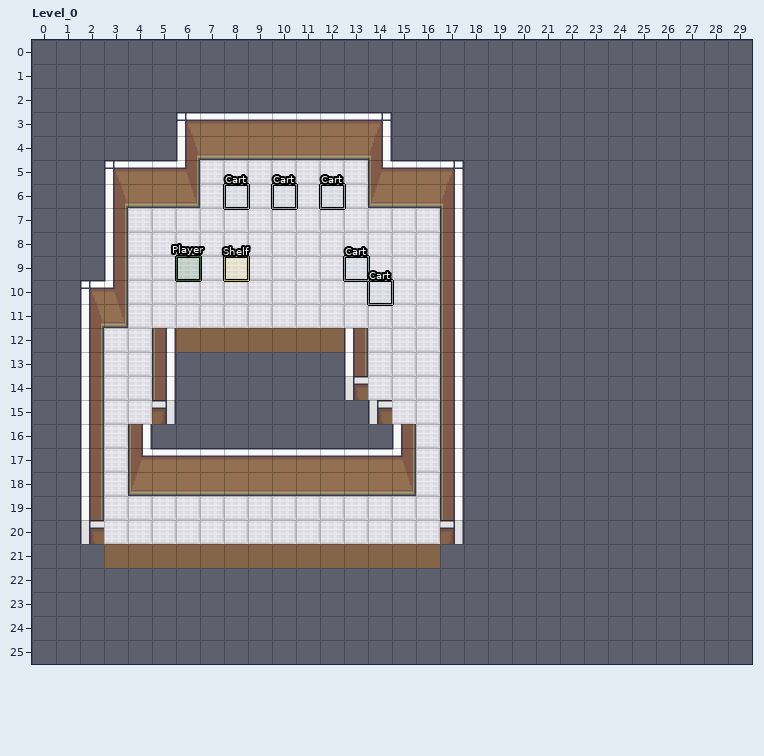
A LDtk project gets an edit: resources/game.ldtk. Above: the version before the commit.
Cells are 48x48 px. Shown: Level_0 x 0..29, y 0..25.
After the commit:
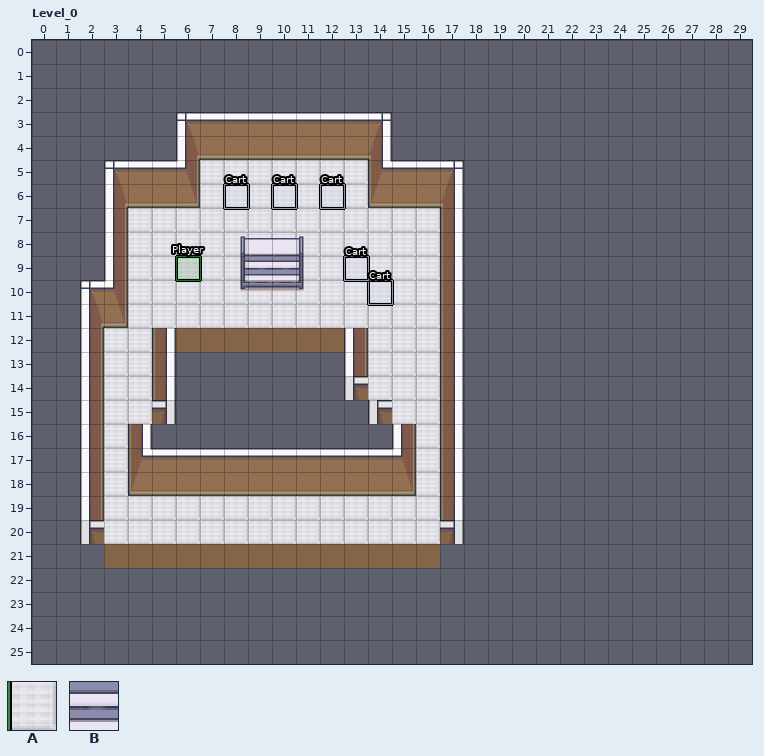
Key: from "Store": A 1, B 2 "Side".
_ is an empty cell, . an unchanged one.
Objects are placed by their top-left corner, in cells (3,4 is the top-left corner of cell 3,4); size is 1x1 cell unless given.
Tiles of an added or newly shown layer are drawn over the layers below it.
Diff:
--- layer "Entities"
-"Shelf" rectangle at 8,9
--- layer "Store" (added)
@@ x 7..11 @@
- 8 .____
- 9 _____
-10 .____
+ 8 .BBBB
+ 9 ABBBB
+10 .BBBB
